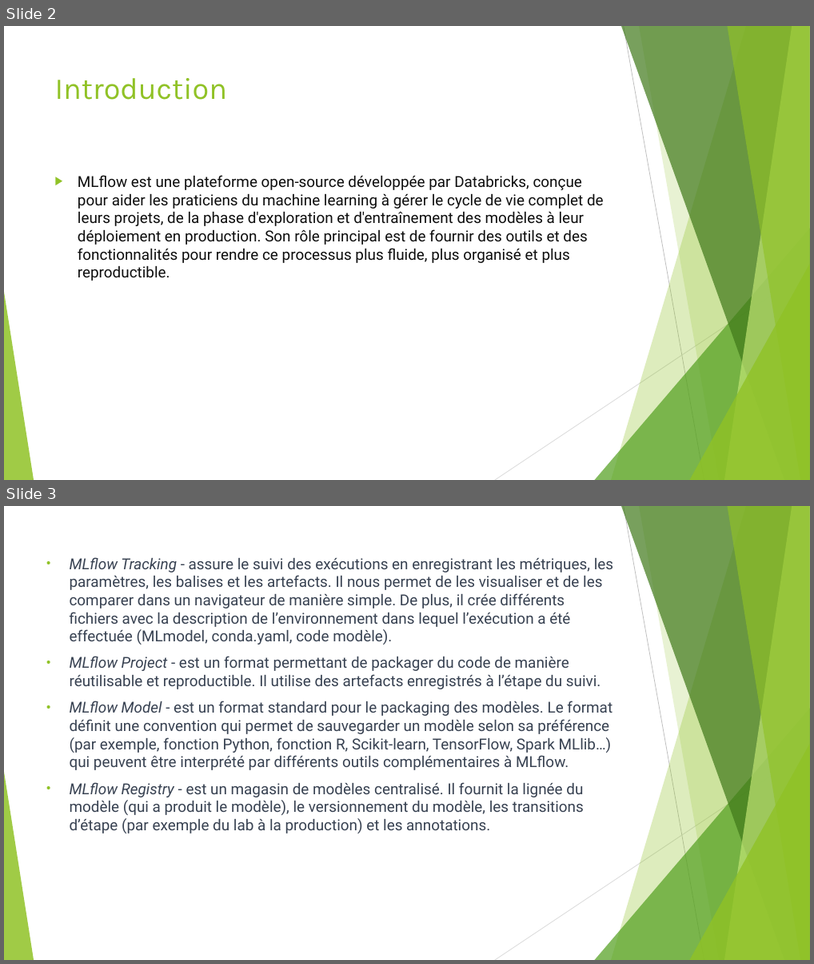
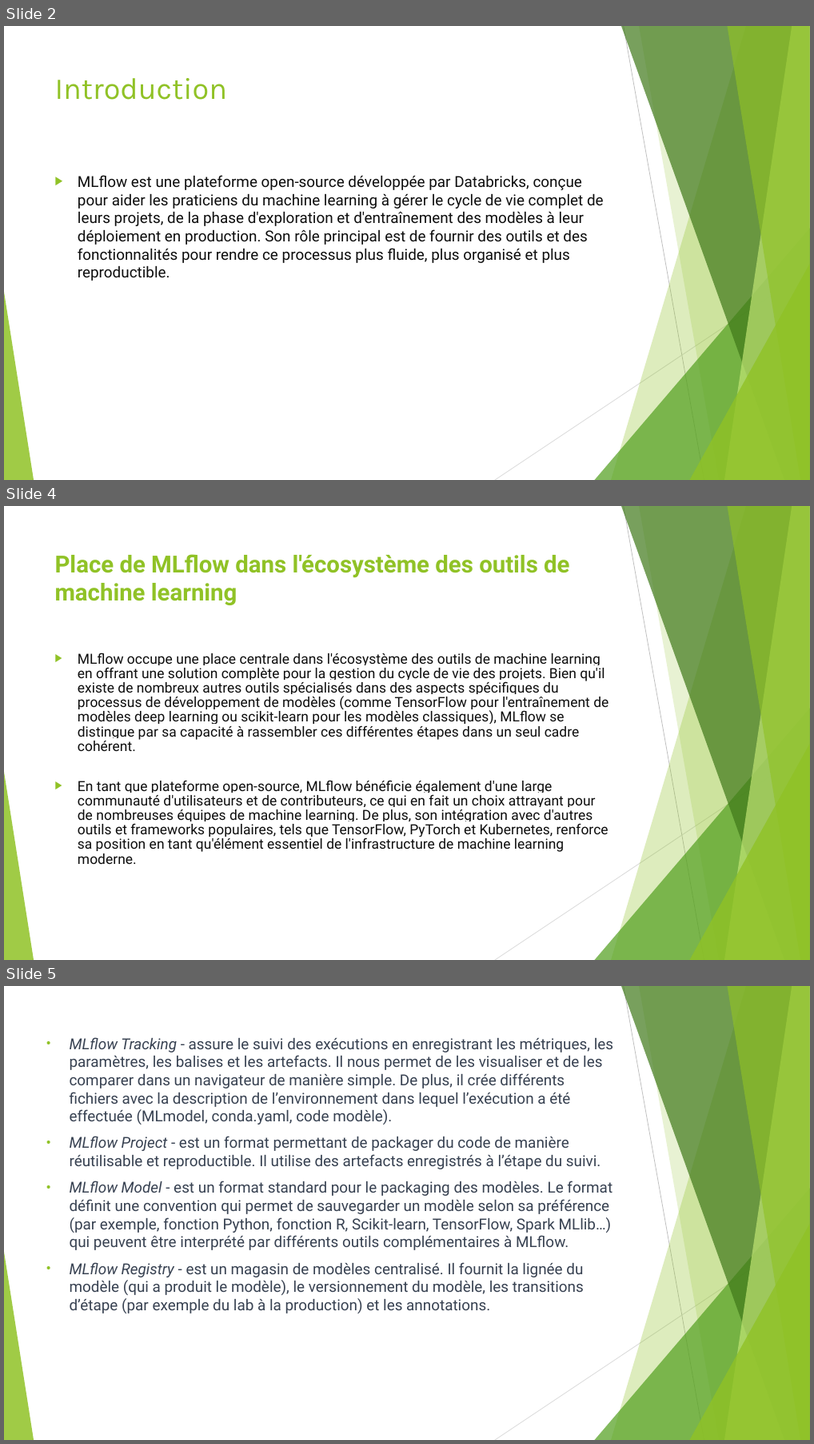
Before and after one commit to JoachimLombardi/formation-mlflow, a slide deck: MLFloW.pptx. Shown one above the other, each under a label of ours: slides 2 and 3 before the commit, slides 2, 4 and 5 after it; the slides between them are not shown. The pictures are 814x964 and 814x1444 pixels, drawn with LibreOffice and Linux fonts; fonts in the diff are those of the drawing. Boxes give left, top, right and bottom in pixels: in the first picture for what was removed or moved away, otherwise in the second. Text is boxed around its words. In the diff, an @@ line names an element or a change of style, - is before the commit and + after.

```diff
--- a/MLFloW.pptx
+++ b/MLFloW.pptx
@@ slide 4 added at [4,506,810,960], background #FFFFFF; not listed: 10 template elements that a slide beside it also shows @@
@@ title added at [55,554,570,605], 28 pt, text #90C226, bold @@
+Place de MLflow dans l'écosystème des outils de machine learning
@@ text added at [78,652,609,864], 16.6 pt, text #0D0D0D @@
+▶ MLflow occupe une place centrale dans l'écosystème des outils de machine learning en offrant une solution complète pour la gestion du cycle de vie des projets. Bien qu'il existe de nombreux autres outils spécialisés dans des aspects spécifiques du processus de développement de modèles (comme TensorFlow pour l'entraînement de modèles deep learning ou scikit-learn pour les modèles classiques), MLflow se distingue par sa capacité à rassembler ces différentes étapes dans un seul cadre cohérent.
+▶ En tant que plateforme open-source, MLflow bénéficie également d'une large communauté d'utilisateurs et de contributeurs, ce qui en fait un choix attrayant pour de nombreuses équipes de machine learning. De plus, son intégration avec d'autres outils et frameworks populaires, tels que TensorFlow, PyTorch et Kubernetes, renforce sa position en tant qu'élément essentiel de l'infrastructure de machine learning moderne.
@@ what was slide 3 is now slide 5 @@
```
Also in this commit, not shown: 2 other slides added, 3 other files.
